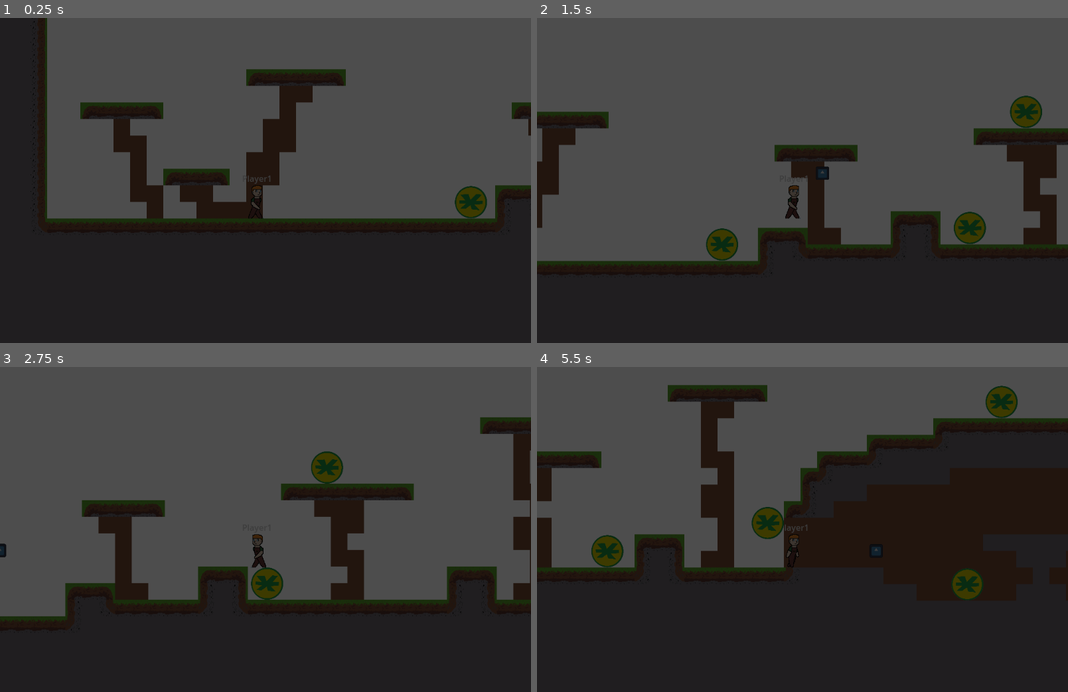
Above: before the commit, frames 1-4 (two rows, left to right).
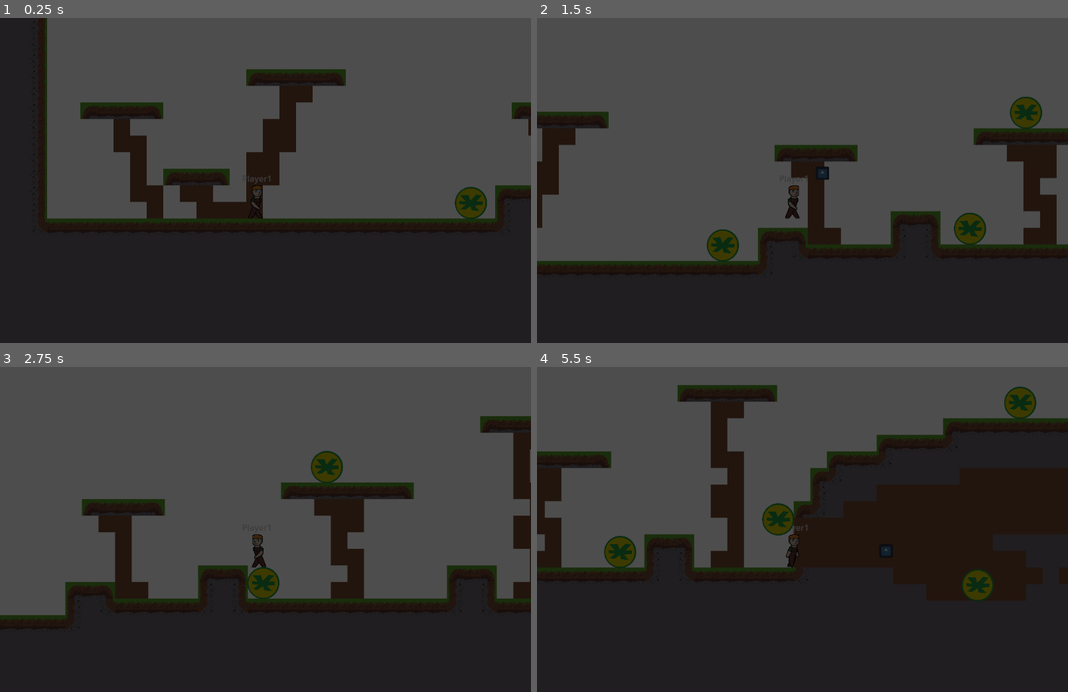
Above: after the commit, the same moments.

Repository: zac112/HeroFarmer
Game: Godot game, scene res://Assets/Platform/level_1.1.tscn
Same seed, same stepped clock (60 frames per second), same inputs: the game is played once before the commit and once after it. This scene is started directly instead of the project's main scene. The engine's default icon, where the game draws it, is replaced by a stand-in: a white triangle on a blue panel in a dark square.
Inputs:
- Up to frame 1 (0.25 s): no input
- Up to frame 2 (1.5 s): hold Space (Farm_action) 0.53-1.28 s; hold D (Farm_right) from 0.53 s (still down); tap W (Farm_up) at 0.77 s; tap Space (Farm_action) at 1.35 s
- Up to frame 3 (2.75 s): tap W (Farm_up) at 1.52 s; release D (Farm_right) at 2.03 s; hold A (Farm_left) from 2.03 s (still down); hold Space (Farm_action) from 2.03 s (still down)
- Up to frame 4 (5.5 s): release A (Farm_left) at 2.78 s; release Space (Farm_action) at 2.78 s; hold D (Farm_right) 2.78-4.28 s; tap Space (Farm_action) at 2.85, 4.35 s; tap W (Farm_up) at 3.02, 3.77, 4.52 s; hold Space (Farm_action) 3.53-4.28 s; hold A (Farm_left) 4.28-5.03 s; hold D (Farm_right) from 5.03 s (still down); hold Space (Farm_action) from 5.03 s (still down)

The runs differ from the first frame. In frame 1, 0.1% of the frame differs, in the area x 85-92%, y 51-62%; in frame 2, 0.3%; in frame 3, 1.3%; in frame 4, 6.5%, in the area x 0-100%, y 5-72%.

Commit message:
Enemy emits signal when colliding with the player

Diff:
--- a/Assets/Enemies/Enemy_melee.gd
+++ b/Assets/Enemies/Enemy_melee.gd
@@ -7,6 +7,8 @@
 @export var moving = true
 @export var following = false
 var player = null
+
+signal collision
 
 var health = 50
 
@@ -45,6 +47,9 @@
 	if body.name == "player_platform":
 		following = false
 
+func _on_player_collision_body_entered(body):
+	if body.name == "player_platform":
+		collision.emit()
 
 func hit(damage:int):
 	health -= damage
--- a/Assets/Enemies/Enemy_melee.tscn
+++ b/Assets/Enemies/Enemy_melee.tscn
@@ -1,13 +1,16 @@
-[gd_scene load_steps=5 format=3 uid="uid://dgc3dnychgmd4"]
+[gd_scene load_steps=6 format=3 uid="uid://dgc3dnychgmd4"]
 
 [ext_resource type="Script" path="res://Assets/Enemies/Enemy_melee.gd" id="1_r8o2w"]
 [ext_resource type="Texture2D" uid="uid://dx2xtnk0he5jk" path="res://Assets/Enemies/Asteriski_merkki_1.png" id="2_1xme5"]
 
 [sub_resource type="CircleShape2D" id="CircleShape2D_m3e88"]
-radius = 63.1269
+radius = 60.0
 
 [sub_resource type="CircleShape2D" id="CircleShape2D_eury0"]
 radius = 536.239
+
+[sub_resource type="CircleShape2D" id="CircleShape2D_nucr3"]
+radius = 62.0322
 
 [node name="Enemy_melee" type="CharacterBody2D"]
 scale = Vector2(0.5, 0.5)
@@ -41,5 +44,11 @@
 position = Vector2(18, 0)
 target_position = Vector2(0, 76)
 
+[node name="PlayerCollision" type="Area2D" parent="."]
+
+[node name="CollisionShape2D" type="CollisionShape2D" parent="PlayerCollision"]
+shape = SubResource("CircleShape2D_nucr3")
+
 [connection signal="body_entered" from="PlayerDetection" to="." method="_on_player_detection_body_entered"]
 [connection signal="body_exited" from="PlayerDetection" to="." method="_on_player_detection_body_exited"]
+[connection signal="body_entered" from="PlayerCollision" to="." method="_on_player_collision_body_entered"]
